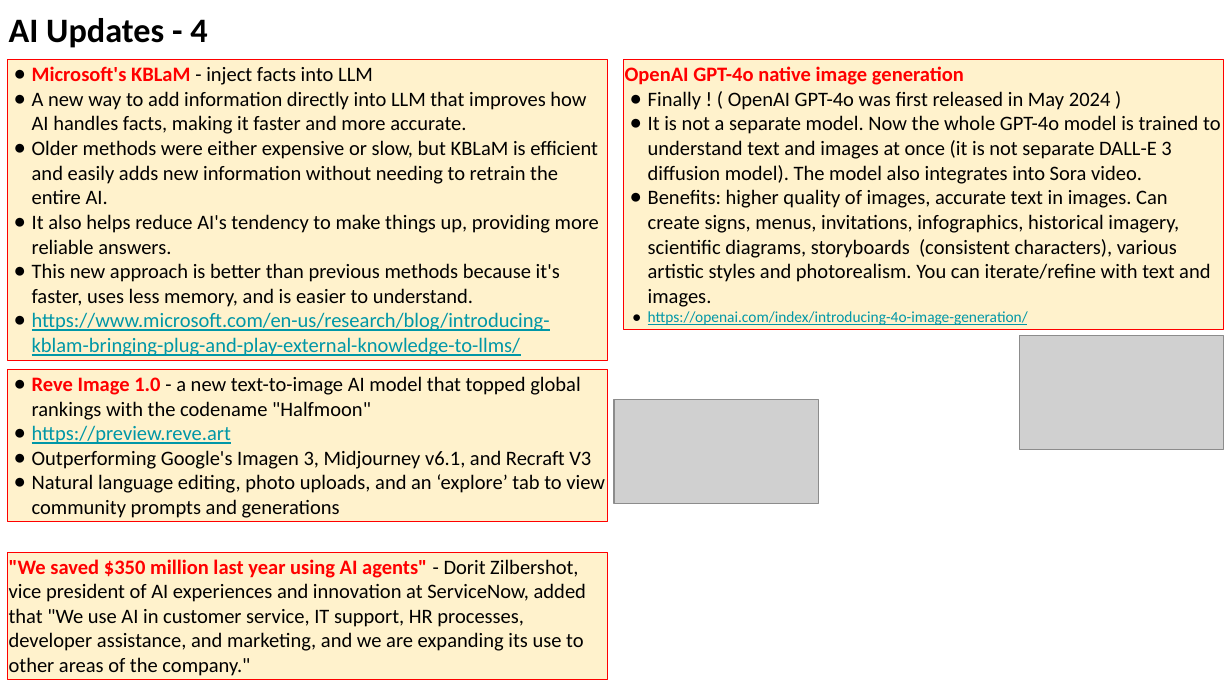
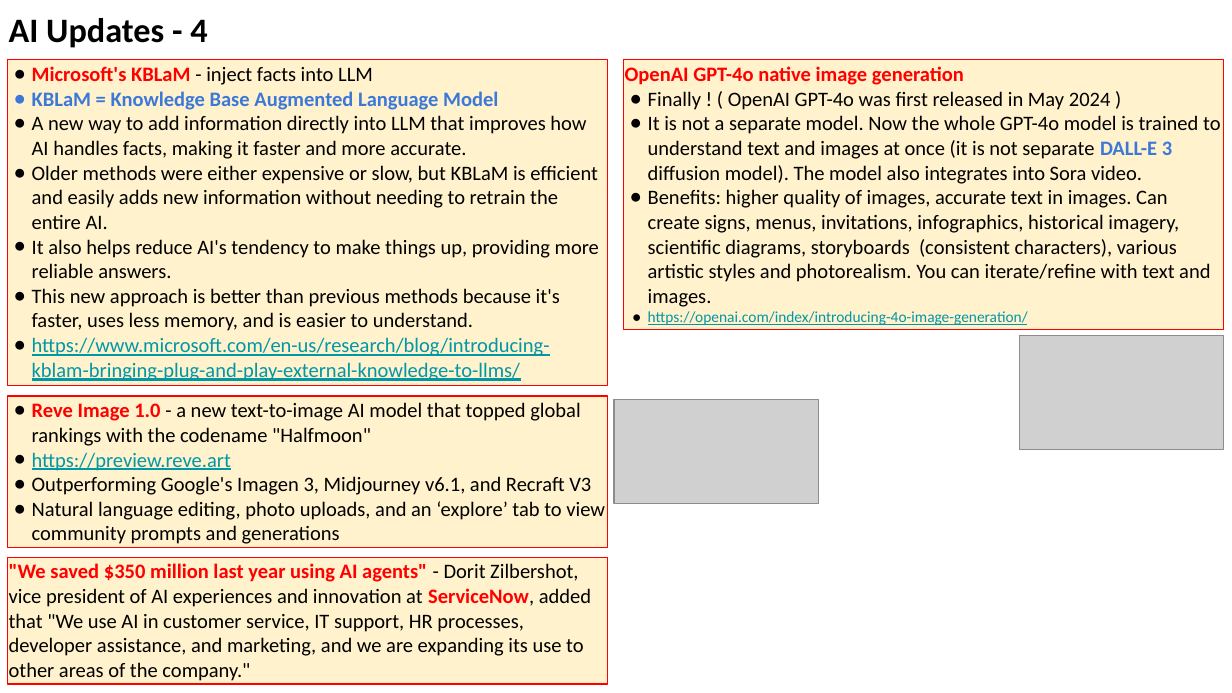
Before and after one commit to lselector/seminar, a slide deck: slide 12 of 2025/2025-03-28-AI-Updates.pptx. Drawn at 1232x693 pixels with LibreOffice and Linux fonts; fonts in the diff are those of the drawing; grey boxes stand for pictures. Boxes give left, top, right and bottom in pixels: in the first picture for what was removed or moved away, otherwise in the second. Text is boxed around its words. In the diff, an @@ line names an element or a change of style, - is before the commit and + after.

```diff
--- a/2025/2025-03-28-AI-Updates.pptx
+++ b/2025/2025-03-28-AI-Updates.pptx
@@ rectangle "Microsoft's KBLaM - inject facts ...": place and size @@
-rectangle "Microsoft's KBLaM - inject facts ..." at [7,60,607,361]
+rectangle "Microsoft's KBLaM - inject facts ..." at [7,60,607,387]
@@ text in rectangle at [32,91,498,110]: paragraph added @@
+● KBLaM = Knowledge Base Augmented Language Model
@@ text in rectangle at [648,115,1221,184]: text colour #000000 to #3C78D8, bold on in "DALL-E 3" @@
@@ rectangle "Reve Image 1.0 - a ...": place and size @@
-rectangle "Reve Image 1.0 - a ..." at [7,370,607,521]
+rectangle "Reve Image 1.0 - a ..." at [7,397,607,548]
@@ rectangle ""We saved $350 million last ...": place and size @@
-rectangle ""We saved $350 million last ..." at [7,552,607,679]
+rectangle ""We saved $350 million last ..." at [7,557,607,684]
@@ rectangle ""We saved $350 million last ..." at [7,557,607,684]: text colour #000000 to #FF0000, bold on in "ServiceNow," @@
```
Also in this commit, not shown: 5 other slides changed, 1 slide added.
